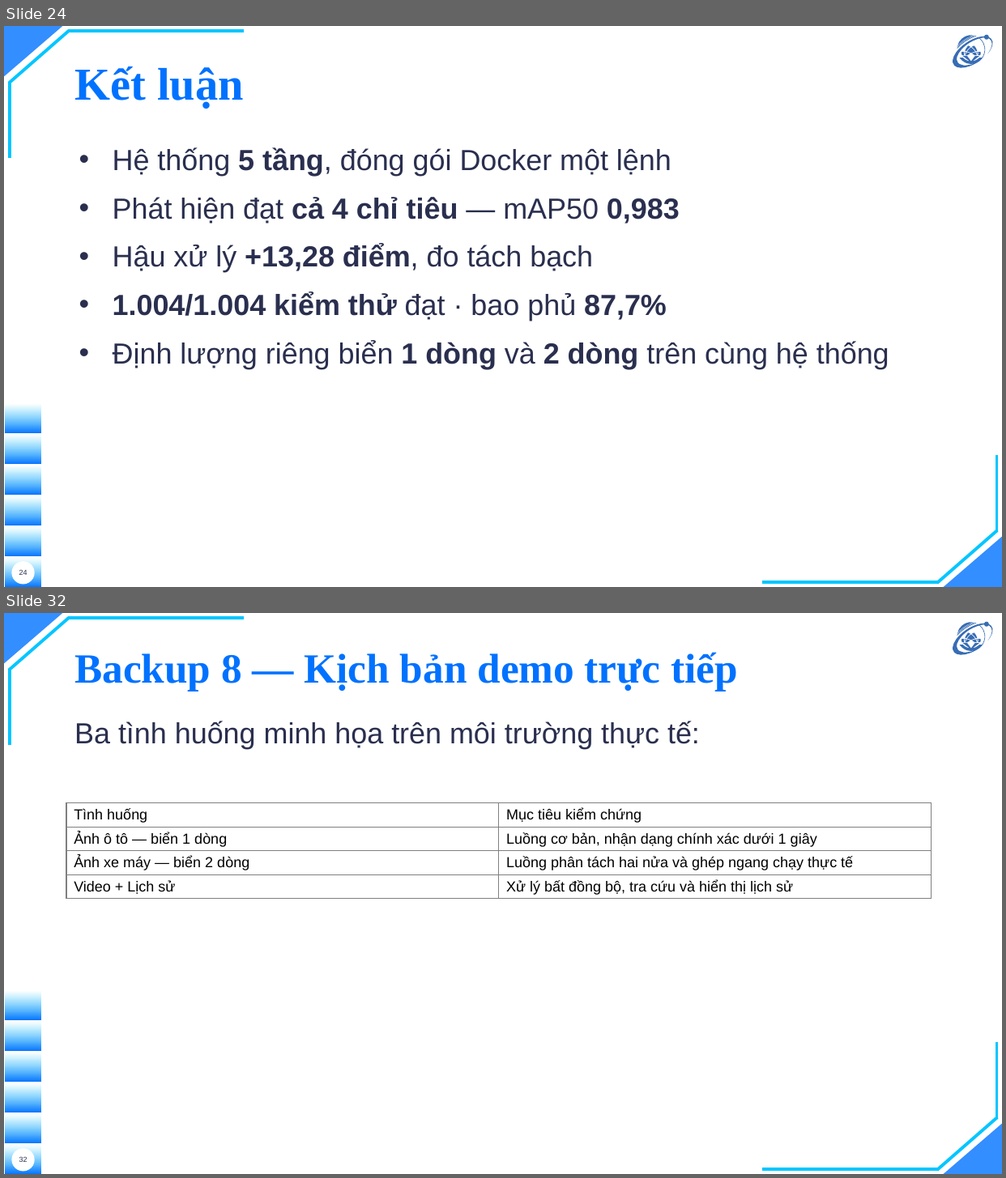
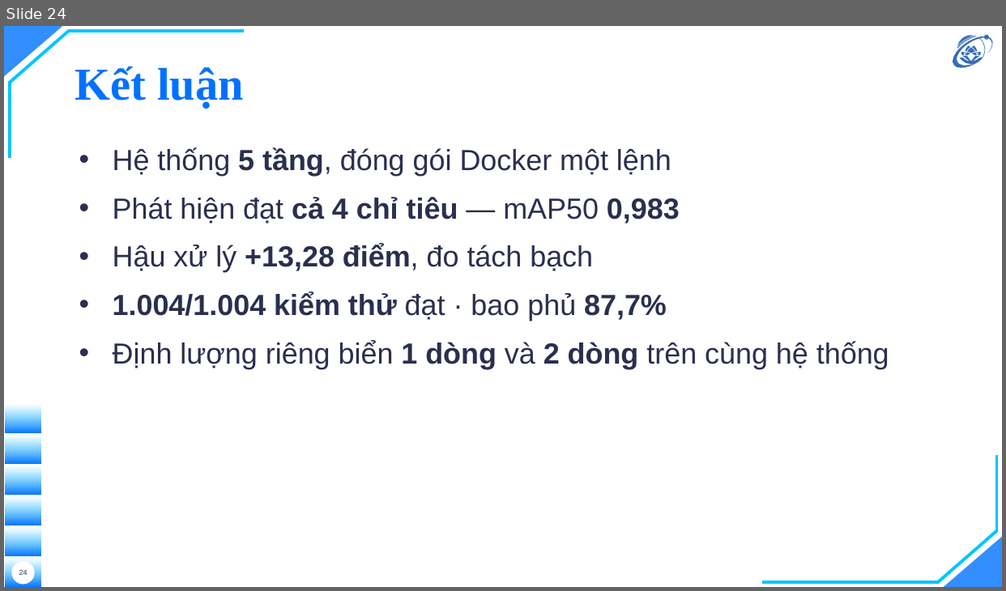
Before and after one commit to hieunguyen2604/alpr-do-an-mon-hoc, a slide deck: docs/slides/slides.pptx. Shown one above the other, each under a label of ours: slides 24 and 32 before the commit, slide 24 after it; the slides between them are not shown. The pictures are 1006x1178 and 1006x591 pixels, drawn with LibreOffice and Linux fonts; fonts in the diff are those of the drawing; background and template pictures are left out. Boxes give left, top, right and bottom in pixels: in the first picture for what was removed or moved away, otherwise in the second. Text is boxed around its words. In the diff, an @@ line names an element or a change of style, - is before the commit and + after.

Commit message:
slides: rut backup 8 -> 4, tong 28 slide
Theo chi dinh: 24 slide chinh + 4 backup.
  Backup 1  Error Analysis      (tu Backup 3 cu)
  Backup 2  Ablation Study      (tu Backup 4 cu)
  Backup 3  Tra nhanh so lieu   (tu Backup 7 cu)
  Backup 4  YOLO11 + PaddleOCR  (gop hai bang kien truc thanh mot bang hai cot)
Bo: Sieu tham so va huan luyen · Tai lieu tham khao chinh · Kich ban demo.

Bang gop giu bon dong quan trong nhat cho moi mo hinh — backbone, co che dac
trung, dau ra, quy mo — kem con so da do (mAP 0,9829 va 1-CER 94,83%). Cac dong
bi bo (neck rieng, chi tiet loss) deu con trong quyen o 2.3.2 va 2.4.2.

MOT LOI TOI TU GAY RA VA TU BAT: lan dung dau ra 29 slide chu khong phai 28. Ly
do la toi dat mot cau dan NGAY SAU bang trong Backup 4 — vi pham dung quy uoc
ghi trong chinh dau tep 10-slides.md: "Bang hoac hinh phai la khoi CUOI CUNG cua
slide", vi pandoc cat sang slide moi o moi thu dung sau mot bang. Chuyen cau len
tren bang, ra dung 28.

Do duoc: pptx 28 slide; 50 so tren slide doi chieu voi quyen, bon so khong khop
truc tiep deu la LAM TRON dung (0,7526 -> 0,753; 0,9483 -> 94,83%); 1004 test qua.

```diff
--- a/docs/slides/slides.pptx
+++ b/docs/slides/slides.pptx
@@ slide 32 removed at <box>4,613,1002,1174</box>, background picture (left out); not listed: 16 template elements that a slide beside it also shows @@
@@ title removed at <box>74,652,738,692</box> @@
-Backup 8 — Kịch bản demo trực tiếp
@@ text removed at <box>74,721,700,749</box> @@
-Ba tình huống minh họa trên môi trường thực tế:
@@ table removed at <box>66,803,931,1118</box>, 4 rows, 2 columns @@
-Tình huống | Mục tiêu kiểm chứng
-Ảnh ô tô — biển 1 dòng | Luồng cơ bản, nhận dạng chính xác dưới 1 giây
-Ảnh xe máy — biển 2 dòng | Luồng phân tách hai nửa và ghép ngang chạy thực tế
-Video + Lịch sử | Xử lý bất đồng bộ, tra cứu và hiển thị lịch sử
@@ page number removed at <box>19,1157,27,1162</box> @@
-32
```
Also in this commit, not shown: 4 slides changed, 3 other slides removed, 4 other files.
